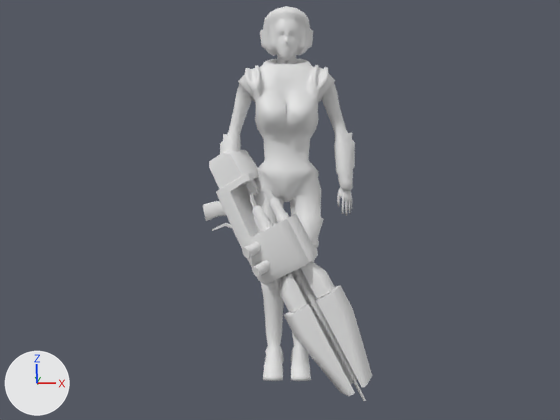
The Blender file Tools/Models/Players/lauren_v3.blend: old version first, new version second.
Both versions are drawn from the file's camera 'Camera'. The axes (+X, +Y, +Z) are drawn at lower left. The lights are the same throughout.

In view in the first picture: 'lauren8.001', 'newviolator'.
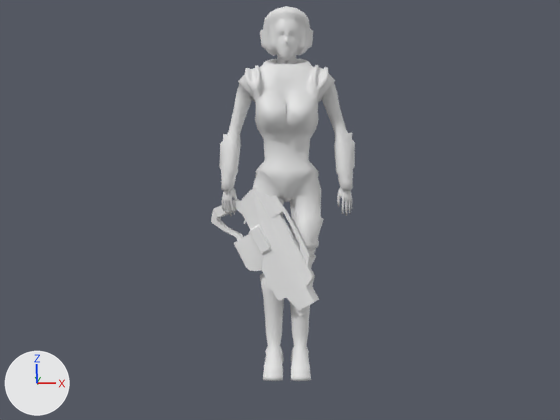
Diff of the bpy script that builds the scene:
```diff
--- a/Tools/Models/Players/lauren_v3.blend.py
+++ b/Tools/Models/Players/lauren_v3.blend.py
@@ ob_cube_materialnewb @@
 ob_cube_materialnewb.scale = (0.763, 0.763, 0.763)
-ob_cube_materialnewb.hide_viewport = True
@@ ob_newviolator @@
 ob_newviolator.scale = (1.06, 1.06, 1.06)
+ob_newviolator.hide_viewport = True
```

Location of each change, (x1, y1, x2, y2) in pixels of the pictures (560 x 420 px):
'newviolator', hidden
    before: (203, 149, 372, 401)
'Cube_Materialnewb', shown
    after: (211, 188, 319, 316)
